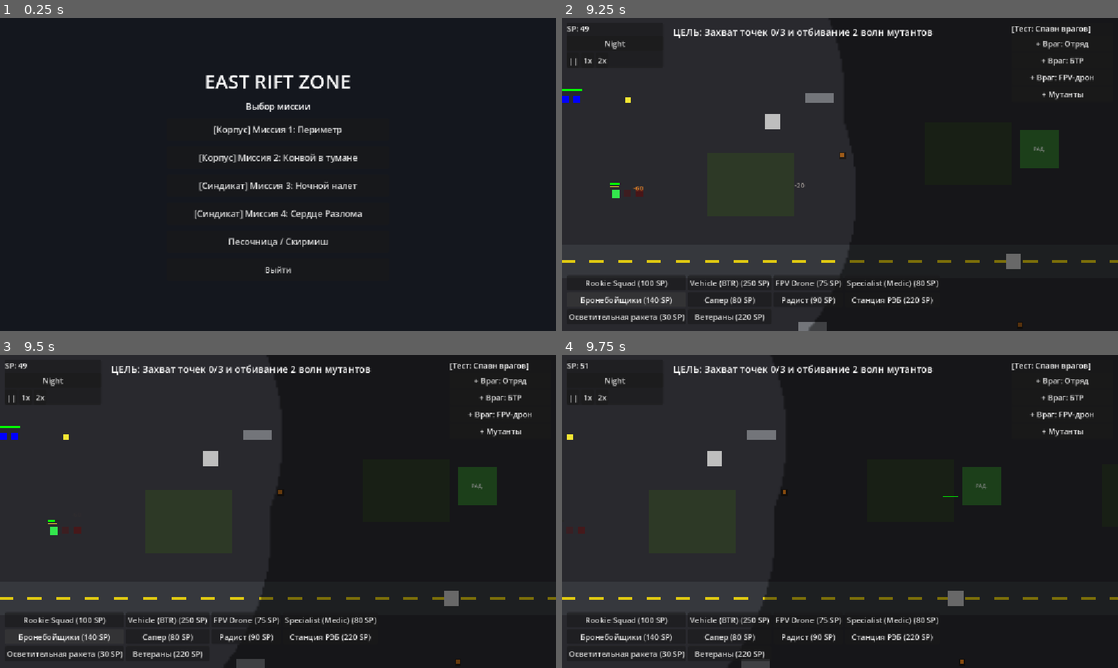
Above: before the commit, frames 1-4 (two rows, left to right).
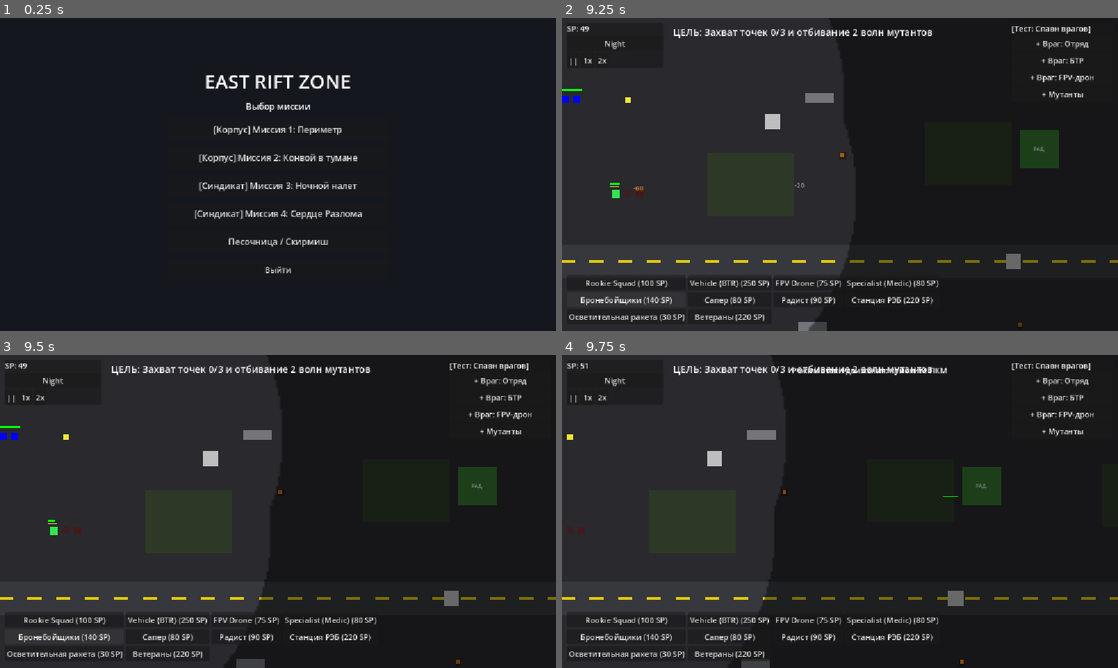
Above: after the commit, the same moments.

Repository: roflanbi4/game-zov
Game: Godot game, scene res://scenes/core/main_game.tscn
Two runs of this game, one before a commit and one after it. Both use one fixed random seed, a clock stepped at 60 frames per second and the inputs below.
Inputs (mouse positions are in pixels of both pictures, inside the frame that each line leads up to):
- Up to frame 1 (0.25 s): no input
- Up to frame 2 (9.25 s): click "[Корпус] Миссия 1: Периметр" at 0.5 s; click "+ Враг: БТР" at 1.25 s; click "Night" at 2 s; click "Day" at 2.75 s; click "||" at 3.5 s; click "1x" at 4.25 s; click "2x" at 5 s; click "Rookie Squad (100 SP)" at 5.75 s; click "Vehicle (BTR) (250 SP)" at 6.5 s; click "FPV Drone (75 SP)" at 7.25 s; click "Specialist (Medic) (80 SP)" at 8 s; click "Бронебойщики (140 SP)" at 8.75 s
- Up to frame 3 (9.5 s): no input
- Up to frame 4 (9.75 s): tap Enter at 9.5 s; move the mouse to (962, 495) at 9.52 s; hold D from 9.53 s (still down); tap Q at 9.6 s; click (962, 495) at 9.67 s

Frames 1-3 are identical in both runs. In frame 4, 0.3% of the frame differs, in the area x 41-70%, y 3-7%.

Commit message:
13-dop

Diff:
--- a/scripts/core/SelectionManager.gd
+++ b/scripts/core/SelectionManager.gd
@@ -9,6 +9,8 @@
 var selection_end: Vector2 = Vector2.ZERO
 var selected_units: Array[CharacterBody2D] = []
 var selected_squads: Array = []
+var control_groups: Dictionary = {}
+var attack_move_mode: bool = false
 
 signal selection_changed(selected_units: Array[CharacterBody2D], selected_squads: Array)
 
@@ -28,6 +30,28 @@
 func _input(event: InputEvent) -> void:
 	if get_viewport().gui_get_hovered_control() != null:
 		return
+	if event is InputEventKey and event.pressed:
+		if event.keycode == KEY_Q:
+			attack_move_mode = true
+			_notify("Режим атаки-движения: кликните ПКМ")
+			get_viewport().set_input_as_handled()
+			return
+		elif event.keycode == KEY_H:
+			_issue_hold()
+			get_viewport().set_input_as_handled()
+			return
+		elif event.keycode == KEY_R:
+			_issue_retreat()
+			get_viewport().set_input_as_handled()
+			return
+		elif event.keycode >= KEY_1 and event.keycode <= KEY_9:
+			var group_id: int = event.keycode - KEY_1 + 1
+			if event.ctrl_pressed:
+				_assign_control_group(group_id)
+			else:
+				_select_control_group(group_id)
+			get_viewport().set_input_as_handled()
+			return
 	if event is InputEventMouseButton:
 		if event.button_index == MOUSE_BUTTON_LEFT and event.pressed:
 			is_selecting = true
@@ -39,7 +63,11 @@
 			_select_units_in_box()
 			queue_redraw()
 		elif event.button_index == MOUSE_BUTTON_RIGHT and event.pressed:
-			_issue_move_command(get_global_mouse_position())
+			if attack_move_mode:
+				_issue_attack_move(get_global_mouse_position())
+				attack_move_mode = false
+			else:
+				_issue_move_command(get_global_mouse_position())
 
 func _draw() -> void:
 	if is_selecting:
@@ -56,6 +84,48 @@
 				visual.modulate = Color.WHITE
 	selected_units.clear()
 	selected_squads.clear()
+
+func _assign_control_group(group_id: int) -> void:
+	var members: Array = []
+	for unit in selected_units:
+		if is_instance_valid(unit):
+			members.append(unit)
+	for squad in selected_squads:
+		if is_instance_valid(squad):
+			members.append(squad)
+	control_groups[group_id] = members
+	var hud: Node = get_tree().get_first_node_in_group("game_hud")
+	if hud != null and hud.has_method("_show_notification"):
+		hud.call("_show_notification", "Группа " + str(group_id) + " сохранена")
+
+func _select_control_group(group_id: int) -> void:
+	if not control_groups.has(group_id):
+		return
+	_clear_selection()
+	var members: Array = control_groups[group_id]
+	var valid_members: Array = []
+	for member in members:
+		if not is_instance_valid(member):
+			continue
+		valid_members.append(member)
+		if member is SquadController:
+			if member not in selected_squads:
+				selected_squads.append(member)
+			for soldier in member.soldiers:
+				if is_instance_valid(soldier):
+					selected_units.append(soldier)
+					_highlight_unit(soldier)
+		elif member is Node2D:
+			selected_units.append(member)
+			_highlight_unit(member)
+	control_groups[group_id] = valid_members
+	selection_changed.emit(selected_units, selected_squads)
+
+func _highlight_unit(unit: Node2D) -> void:
+	unit.modulate = Color.WHITE
+	var visual: CanvasItem = unit.get_node_or_null("ColorRect") as CanvasItem
+	if visual != null:
+		visual.modulate = highlight_color
 
 func _select_units_in_box() -> void:
 	var rect: Rect2 = Rect2(selection_start.min(selection_end), (selection_start - selection_end).abs())
@@ -107,3 +177,67 @@
 	for unit in selected_units:
 		if is_instance_valid(unit) and (unit.is_in_group("player_vehicles") or unit.is_in_group("player_drones")) and unit.has_method("set_destination"):
 			unit.set_destination(target)
+
+func _issue_hold() -> void:
+	for squad in selected_squads:
+		if is_instance_valid(squad) and squad.has_method("hold"):
+			squad.hold()
+	for unit in selected_units:
+		if is_instance_valid(unit) and not (unit is Soldier) and unit.has_method("hold"):
+			unit.hold()
+	_notify("Удержать позицию")
+
+func _issue_retreat() -> void:
+	var retreat_target: Vector2 = _nearest_friendly_rally_point()
+	for squad in selected_squads:
+		if is_instance_valid(squad) and squad.has_method("move_squad"):
+			squad.move_squad(retreat_target)
+	for unit in selected_units:
+		if is_instance_valid(unit) and not (unit is Soldier) and unit.has_method("set_destination"):
+			unit.set_destination(retreat_target)
+	_notify("Отступление")
+
+func _issue_attack_move(target: Vector2) -> void:
+	for squad in selected_squads:
+		if is_instance_valid(squad):
+			if squad.has_method("set_attack_move"):
+				squad.set_attack_move(true)
+			if squad.has_method("move_squad"):
+				squad.move_squad(target)
+	for unit in selected_units:
+		if is_instance_valid(unit) and not (unit is Soldier):
+			if unit.has_method("set_attack_move"):
+				unit.set_attack_move(true)
+			if unit.has_method("set_destination"):
+				unit.set_destination(target)
+	_notify("Атака-движение")
+
+func _nearest_friendly_rally_point() -> Vector2:
+	var fallback: Vector2 = Vector2(200.0, 400.0)
+	var origin: Vector2 = fallback
+	if not selected_units.is_empty() and is_instance_valid(selected_units[0]):
+		origin = selected_units[0].global_position
+	var best: Vector2 = fallback
+	var best_dist: float = INF
+	for cp in get_tree().get_nodes_in_group("control_points"):
+		if not is_instance_valid(cp):
+			continue
+		if int(cp.get("point_owner")) != 1:
+			continue
+		var cp_pos: Vector2 = cp.global_position
+		var dist: float = origin.distance_to(cp_pos)
+		if dist < best_dist:
+			best_dist = dist
+			best = cp_pos
+	return best
+
+func _notify(text: String) -> void:
+	var hud: Node = get_tree().get_first_node_in_group("game_hud")
+	if hud != null and hud.has_method("_show_notification"):
+		hud.call("_show_notification", text)
+
+func issue_hold() -> void:
+	_issue_hold()
+
+func issue_retreat() -> void:
+	_issue_retreat()
--- a/scripts/core/Soldier.gd
+++ b/scripts/core/Soldier.gd
@@ -14,6 +14,8 @@
 var has_nvg: bool = false
 var _last_facing: Vector2 = Vector2.RIGHT
 var target_position: Vector2 = Vector2.ZERO
+var attack_move: bool = false
+var hold_mode: bool = false
 var squad_controller: Node2D = null
 
 
@@ -74,7 +76,28 @@
 func set_destination(destination: Vector2) -> void:
 	target_position = destination
 	nav_agent.set_target_position(destination)
+	hold_mode = false
+	attack_move = false
 	set_physics_process(true)
+
+func hold() -> void:
+	hold_mode = true
+	attack_move = false
+	target_position = global_position
+	if nav_agent != null:
+		nav_agent.set_target_position(global_position)
+	velocity = Vector2.ZERO
+
+func stop() -> void:
+	hold_mode = false
+	attack_move = false
+	target_position = global_position
+	if nav_agent != null:
+		nav_agent.set_target_position(global_position)
+	velocity = Vector2.ZERO
+
+func set_attack_move(enabled: bool) -> void:
+	attack_move = enabled
 
 func _physics_process(_delta: float) -> void:
 	if nav_agent.is_navigation_finished():
@@ -83,6 +106,11 @@
 		set_physics_process(false)
 		return
 
+	if attack_move and weapon != null and is_instance_valid(weapon) and weapon.current_target != null and is_instance_valid(weapon.current_target):
+		if global_position.distance_to(weapon.current_target.global_position) <= weapon.attack_range:
+			velocity = Vector2.ZERO
+			move_and_slide()
+			return
 	var next_pos: Vector2 = nav_agent.get_next_path_position()
 	if next_pos == Vector2.ZERO:
 		velocity = Vector2.ZERO
--- a/scripts/core/SquadController.gd
+++ b/scripts/core/SquadController.gd
@@ -49,6 +49,21 @@
 		var squad_dest: Vector2 = destination + offset
 		soldiers[i].set_destination(squad_dest)
 
+func hold() -> void:
+	for i in range(soldiers.size()):
+		if is_instance_valid(soldiers[i]) and soldiers[i].has_method("hold"):
+			soldiers[i].hold()
+
+func stop() -> void:
+	for i in range(soldiers.size()):
+		if is_instance_valid(soldiers[i]) and soldiers[i].has_method("stop"):
+			soldiers[i].stop()
+
+func set_attack_move(enabled: bool) -> void:
+	for i in range(soldiers.size()):
+		if is_instance_valid(soldiers[i]) and soldiers[i].has_method("set_attack_move"):
+			soldiers[i].set_attack_move(enabled)
+
 func on_soldier_died(soldier: Node2D) -> void:
 	if is_instance_valid(soldier):
 		soldiers.erase(soldier)
--- a/scripts/ui/GameHUD.gd
+++ b/scripts/ui/GameHUD.gd
@@ -106,47 +106,56 @@
 
 	var rookie_btn := Button.new()
 	rookie_btn.text = "Rookie Squad (100 SP)"
+	rookie_btn.tooltip_text = "Нанять дешёвый 3-х человек отряд новобранцев"
 	rookie_btn.pressed.connect(_on_rookie_squad)
 	grid.add_child(rookie_btn)
 
 	var vehicle_btn := Button.new()
 	vehicle_btn.text = "Vehicle (BTR) (250 SP)"
+	vehicle_btn.tooltip_text = "БТР: бронированная техника с пулемётом"
 	vehicle_btn.pressed.connect(_on_vehicle_spawn)
 	grid.add_child(vehicle_btn)
 
 	var drone_btn := Button.new()
 	drone_btn.text = "FPV Drone (75 SP)"
+	drone_btn.tooltip_text = "FPV-камикадзе: высокоскоростной дрон-самоубийца"
 	drone_btn.pressed.connect(_on_drone_spawn)
 	grid.add_child(drone_btn)
 
 	var specialist_btn := Button.new()
 	specialist_btn.text = "Specialist (Medic) (80 SP)"
+	specialist_btn.tooltip_text = "Прикрепить медика к выбранному отряду"
 	specialist_btn.pressed.connect(_on_specialist_medic)
 	grid.add_child(specialist_btn)
 
 	var at_btn := Button.new()
 	at_btn.text = "Бронебойщики (140 SP)"
+	at_btn.tooltip_text = "Отряд с ПТ-средствами против техники"
 	at_btn.pressed.connect(_on_at_squad)
 
 	grid.add_child(at_btn)
 
 	var sapper_btn := Button.new()
 	sapper_btn.text = "Сапер (80 SP)"
+	sapper_btn.tooltip_text = "Сапёр: мины, проволока, разминирование аномалий"
 	sapper_btn.pressed.connect(_on_sapper)
 	grid.add_child(sapper_btn)
 
 	var radio_btn := Button.new()
 	radio_btn.text = "Радист (90 SP)"
+	radio_btn.tooltip_text = "Радист: артудары, дым, увеличенная дальность"
 	radio_btn.pressed.connect(_on_radio)
 	grid.add_child(radio_btn)
 
 	var ew_btn := Button.new()
 	ew_btn.text = "Станция РЭБ (220 SP)"
+	ew_btn.tooltip_text = "РЭБ-станция: глушит вражеские дроны"
 	ew_btn.pressed.connect(_on_ew_station)
 	grid.add_child(ew_btn)
 
 	var flare_btn := Button.new()
 	flare_btn.text = "Осветительная ракета (30 SP)"
+	flare_btn.tooltip_text = "Подсветить область ночью"
 	flare_btn.pressed.connect(func() -> void:
 		_flare_mode = true
 		_mine_mode = false
@@ -159,6 +168,7 @@
 
 	var veteran_btn := Button.new()
 	veteran_btn.text = "Ветераны (220 SP)"
+	veteran_btn.tooltip_text = "Опытный отряд с повышенной меткостью и моралью"
 	veteran_btn.pressed.connect(_on_veteran_squad)
 	grid.add_child(veteran_btn)
 	_veteran_btn = veteran_btn
@@ -206,7 +216,7 @@
 	var abil_panel := PanelContainer.new()
 	abil_panel.name = "AbilityPanel"
 	abil_panel.position = Vector2(10, 100)
-	abil_panel.size = Vector2(260, 70)
+	abil_panel.size = Vector2(260, 105)
 	abil_panel.visible = false
 	add_child(abil_panel)
 	_abil_panel = abil_panel
@@ -224,12 +234,14 @@
 
 	var mine_btn := Button.new()
 	mine_btn.text = "Мину (40 SP)"
+	mine_btn.tooltip_text = "Поставить мину (требуется сапёр)"
 	mine_btn.pressed.connect(_on_place_mine)
 	abil_hbox.add_child(mine_btn)
 	_mine_btn = mine_btn
 
 	var sandbag_btn := Button.new()
 	sandbag_btn.text = "Мешки (35 SP)"
+	sandbag_btn.tooltip_text = "Построить мешки (укрытие)"
 	sandbag_btn.pressed.connect(func() -> void:
 		if _eco != null and _eco.get_sp() >= 35:
 			_build_fort_type = FieldFortification.FortType.SANDBAGS
@@ -241,6 +253,7 @@
 
 	var barbed_btn := Button.new()
 	barbed_btn.text = "Проволока (25 SP)"
+	barbed_btn.tooltip_text = "Построить проволоку (замедление)"
 	barbed_btn.pressed.connect(func() -> void:
 		if _eco != null and _eco.get_sp() >= 25:
 			_build_fort_type = FieldFortification.FortType.BARBED_WIRE
@@ -252,6 +265,7 @@
 
 	var turret_btn := Button.new()
 	turret_btn.text = "Турель (110 SP)"
+	turret_btn.tooltip_text = "Построить автотурель"
 	turret_btn.pressed.connect(func() -> void:
 		if _eco != null and _eco.get_sp() >= 110:
 			_build_fort_type = FieldFortification.FortType.AUTO_TURRET
@@ -263,33 +277,73 @@
 
 	var arty_btn := Button.new()
 	arty_btn.text = "Артудар (100 SP)"
+	arty_btn.tooltip_text = "Артиллерийский удар по области"
 	arty_btn.pressed.connect(_on_artillery_strike)
 	abil_hbox.add_child(arty_btn)
 	_arty_btn = arty_btn
 
 	var gren_btn := Button.new()
 	gren_btn.text = "Граната (30 SP)"
+	gren_btn.tooltip_text = "Бросить гранату"
 	gren_btn.pressed.connect(_on_grenade)
 	abil_hbox.add_child(gren_btn)
 
 	var flashlight_btn := Button.new()
 	flashlight_btn.text = "Фонарики: ВКЛ"
+	flashlight_btn.tooltip_text = "Переключить фонарики отряда"
 	flashlight_btn.pressed.connect(_on_flashlight_toggle)
 	abil_hbox.add_child(flashlight_btn)
 	_flashlight_btn = flashlight_btn
 
 	var nvg_btn := Button.new()
 	nvg_btn.text = "ПНВ (60 SP)"
+	nvg_btn.tooltip_text = "Купить ПНВ для отряда"
 	nvg_btn.pressed.connect(_on_nvg)
 	abil_hbox.add_child(nvg_btn)
 	_nvg_btn = nvg_btn
 
 	var cancel_btn := Button.new()
 	cancel_btn.text = "Отмена"
+	cancel_btn.tooltip_text = "Отменить текущий режим строительства"
 	cancel_btn.visible = false
 	cancel_btn.pressed.connect(_on_cancel_mode_pressed)
 	abil_hbox.add_child(cancel_btn)
 	_cancel_mode_btn = cancel_btn
+
+	# Вторая строка: тактические команды
+	var tac_hbox := HBoxContainer.new()
+	abil_vbox.add_child(tac_hbox)
+
+	var attack_move_btn := Button.new()
+	attack_move_btn.text = "Атака (Q)"
+	attack_move_btn.tooltip_text = "Режим атаки-движения: юниты идут к точке и атакуют врагов по пути"
+	attack_move_btn.pressed.connect(func() -> void:
+		var sm: Node = get_parent().get_node_or_null("SelectionManager")
+		if sm != null:
+			sm.set("attack_move_mode", true)
+		_show_notification("Режим атаки-движения: кликните ПКМ")
+	)
+	tac_hbox.add_child(attack_move_btn)
+
+	var hold_btn := Button.new()
+	hold_btn.text = "Стоять (H)"
+	hold_btn.tooltip_text = "Остановить выделенные отряды и удерживать позицию"
+	hold_btn.pressed.connect(func() -> void:
+		var sm: Node = get_parent().get_node_or_null("SelectionManager")
+		if sm != null and sm.has_method("issue_hold"):
+			sm.call("issue_hold")
+	)
+	tac_hbox.add_child(hold_btn)
+
+	var retreat_btn := Button.new()
+	retreat_btn.text = "Отступить (R)"
+	retreat_btn.tooltip_text = "Отступить к ближайшей своей точке или базе"
+	retreat_btn.pressed.connect(func() -> void:
+		var sm: Node = get_parent().get_node_or_null("SelectionManager")
+		if sm != null and sm.has_method("issue_retreat"):
+			sm.call("issue_retreat")
+	)
+	tac_hbox.add_child(retreat_btn)
 
 
 	_aim_overlay = Node2D.new()
--- a/scripts/units/DroneUnit.gd
+++ b/scripts/units/DroneUnit.gd
@@ -13,6 +13,8 @@
 
 var current_hp: int
 var target_position: Vector2 = Vector2.ZERO
+var attack_move: bool = false
+var hold_mode: bool = false
 var disabled: bool = false
 var _exploded: bool = false
 
@@ -45,7 +47,24 @@
 
 func set_destination(destination: Vector2) -> void:
 	target_position = destination
+	hold_mode = false
+	attack_move = false
 	set_physics_process(true)
+
+func hold() -> void:
+	hold_mode = true
+	attack_move = false
+	target_position = global_position
+	velocity = Vector2.ZERO
+
+func stop() -> void:
+	hold_mode = false
+	attack_move = false
+	target_position = global_position
+	velocity = Vector2.ZERO
+
+func set_attack_move(enabled: bool) -> void:
+	attack_move = enabled
 
 func _physics_process(_delta: float) -> void:
 	if disabled:
--- a/scripts/units/VehicleUnit.gd
+++ b/scripts/units/VehicleUnit.gd
@@ -13,6 +13,8 @@
 var current_hp: int
 var _ew_timer: float = 0.0
 var target_position: Vector2 = Vector2.ZERO
+var attack_move: bool = false
+var hold_mode: bool = false
 
 var health_component: HealthComponent
 var weapon: WeaponComponent
@@ -68,7 +70,28 @@
 func set_destination(destination: Vector2) -> void:
 	target_position = destination
 	nav_agent.set_target_position(destination)
+	hold_mode = false
+	attack_move = false
 	set_physics_process(true)
+
+func hold() -> void:
+	hold_mode = true
+	attack_move = false
+	target_position = global_position
+	if nav_agent != null:
+		nav_agent.set_target_position(global_position)
+	velocity = Vector2.ZERO
+
+func stop() -> void:
+	hold_mode = false
+	attack_move = false
+	target_position = global_position
+	if nav_agent != null:
+		nav_agent.set_target_position(global_position)
+	velocity = Vector2.ZERO
+
+func set_attack_move(enabled: bool) -> void:
+	attack_move = enabled
 
 func _physics_process(_delta: float) -> void:
 	if nav_agent.is_navigation_finished():
@@ -76,6 +99,11 @@
 		move_and_slide()
 		set_physics_process(false)
 		return
+	if attack_move and weapon != null and is_instance_valid(weapon) and weapon.current_target != null and is_instance_valid(weapon.current_target):
+		if global_position.distance_to(weapon.current_target.global_position) <= weapon.attack_range:
+			velocity = Vector2.ZERO
+			move_and_slide()
+			return
 	var next_pos: Vector2 = nav_agent.get_next_path_position()
 	if next_pos == Vector2.ZERO:
 		velocity = Vector2.ZERO
